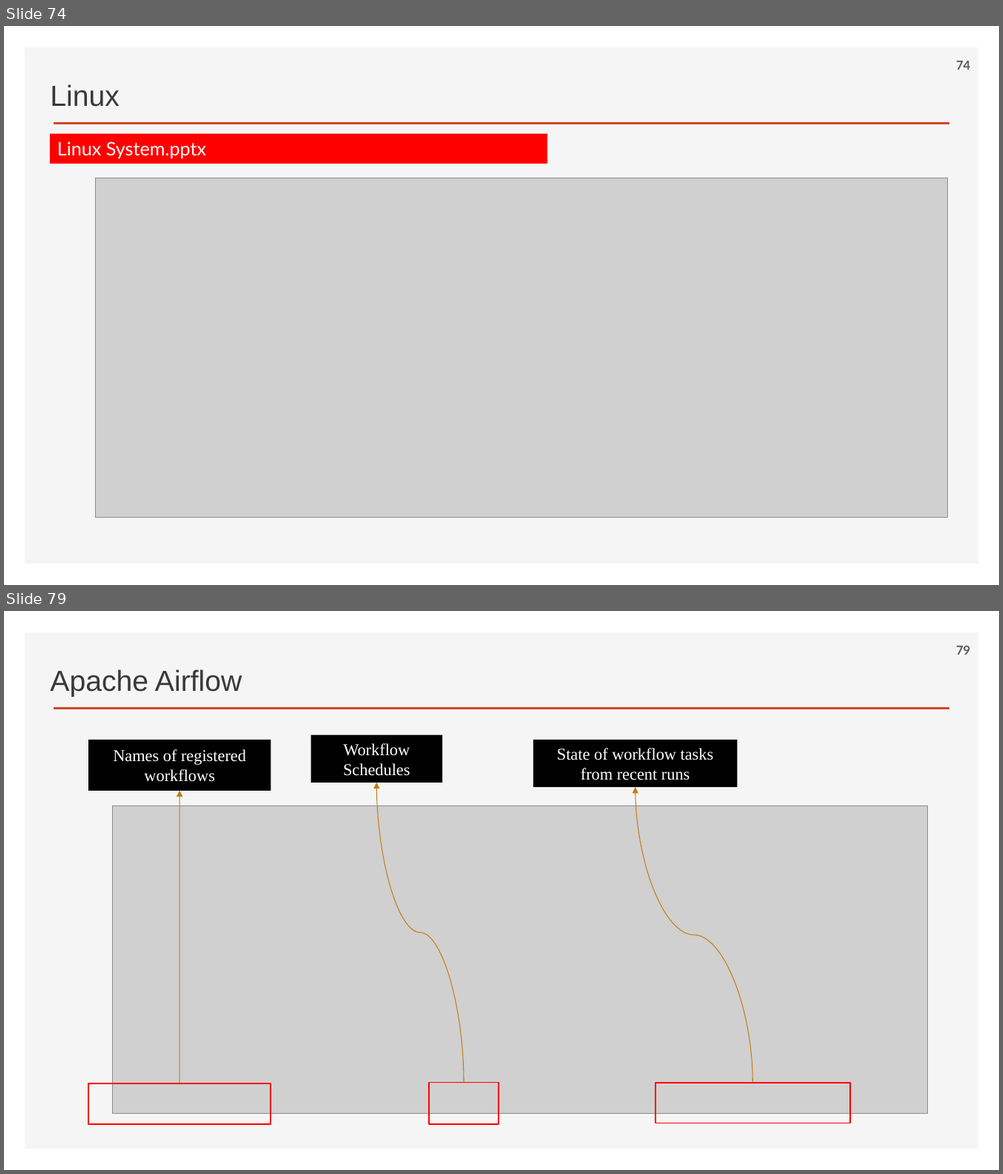
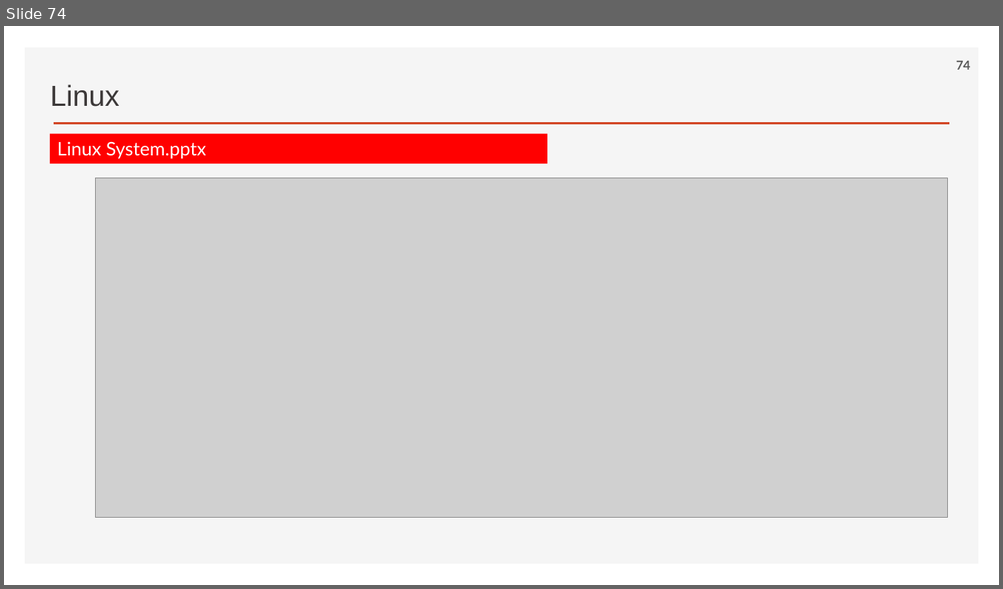
Before and after one commit to ancestor9/2026_Fall_AI-Workflow, a slide deck: PPTs/00_App Deployment.pptx. Shown one above the other, each under a label of ours: slides 74 and 79 before the commit, slide 74 after it; the slides between them are not shown. The pictures are 1003x1174 and 1003x589 pixels, drawn with LibreOffice and Linux fonts; fonts in the diff are those of the drawing; grey boxes stand for pictures; background and template pictures are left out. Boxes give left, top, right and bottom in pixels: in the first picture for what was removed or moved away, otherwise in the second. Text is boxed around its words. In the diff, an @@ line names an element or a change of style, - is before the commit and + after.

```diff
--- a/PPTs/00_App Deployment.pptx
+++ b/PPTs/00_App Deployment.pptx
@@ slide 79 removed at (4,611,999,1170), background #FFFFFF; not listed: 2 template elements that a slide beside it also shows @@
@@ page number removed at (956,646,970,655) @@
-79
@@ text removed at (50,669,242,697) @@
-Apache Airflow
@@ rectangle removed at (88,739,270,790) @@
-Names of registered workflows
@@ rectangle removed at (310,735,442,783) @@
-Workflow Schedules
@@ rectangle removed at (533,739,737,787) @@
-State of workflow tasks from recent runs
@@ curved arrow removed from (464, 1083) to (376, 783) @@
@@ curved arrow removed from (752, 1083) to (635, 787) @@
@@ picture removed at (113,806,928,1114) @@
@@ curved arrow removed from (179, 1084) to (179, 791) @@
@@ rectangle removed at (88,1084,270,1125) @@
@@ rectangle removed at (430,1083,498,1125) @@
@@ rectangle removed at (655,1083,850,1124) @@
```
Also in this commit, not shown: 1 slide changed, 18 other slides removed.
